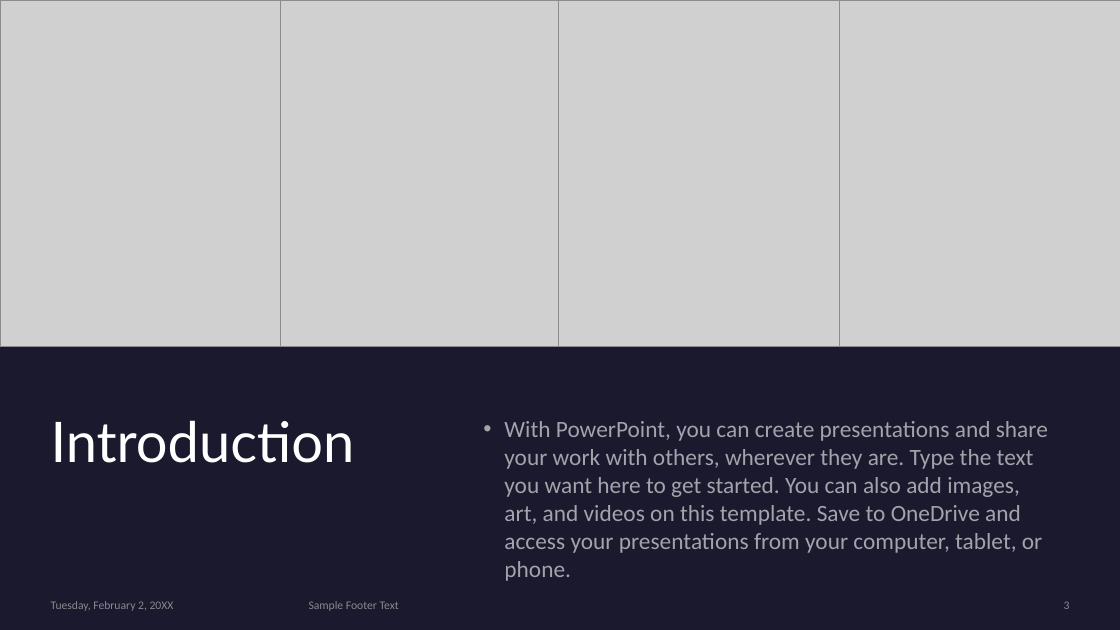
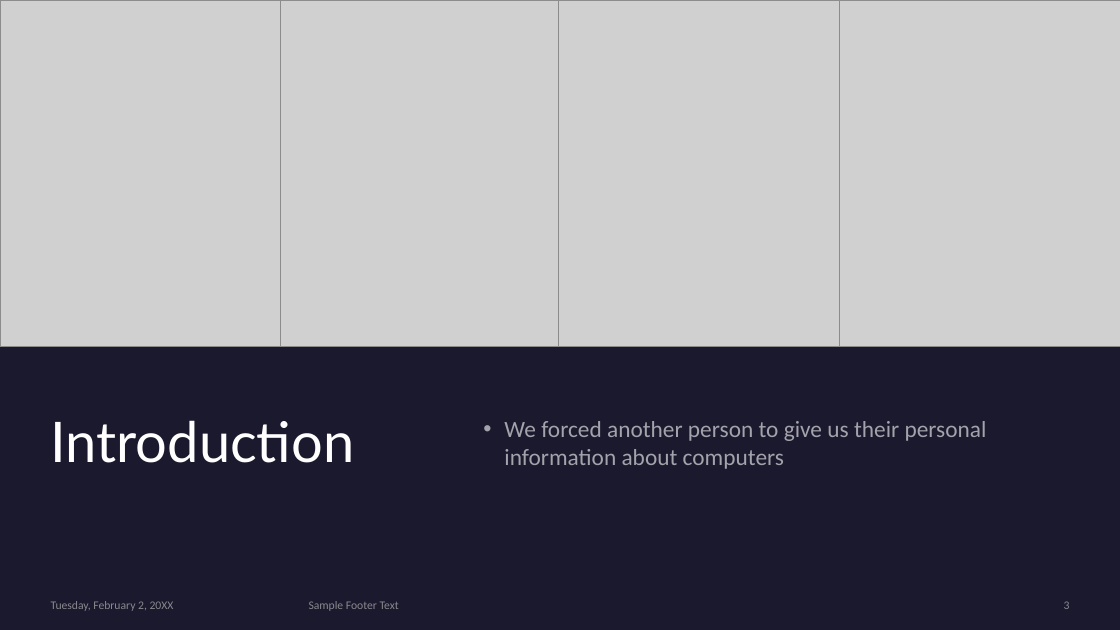
Before and after one commit to Digital-Tech-KKHS/10dtc-computer-hardware-insertgoodnametaghere, a slide deck: slide 3 of Presentation Template.pptx. Drawn at 1120x630 pixels with LibreOffice and Linux fonts; fonts in the diff are those of the drawing; grey boxes stand for pictures. Boxes give left, top, right and bottom in pixels: in the first picture for what was removed or moved away, otherwise in the second. Text is boxed around its words. In the diff, an @@ line names an element or a change of style, - is before the commit and + after.

```diff
--- a/Presentation Template.pptx
+++ b/Presentation Template.pptx
@@ text at box(504, 421, 987, 469): text changed @@
-• With PowerPoint, you can create presentations and share your work with others, wherever they are. Type the text you want here to get started. You can also add images, art, and videos on this template. Save to OneDrive and access your presentations from your computer, tablet, or phone.
+• We forced another person to give us their personal information about computers
```
Also in this commit, not shown: 1 other slide changed, 2 other files.
